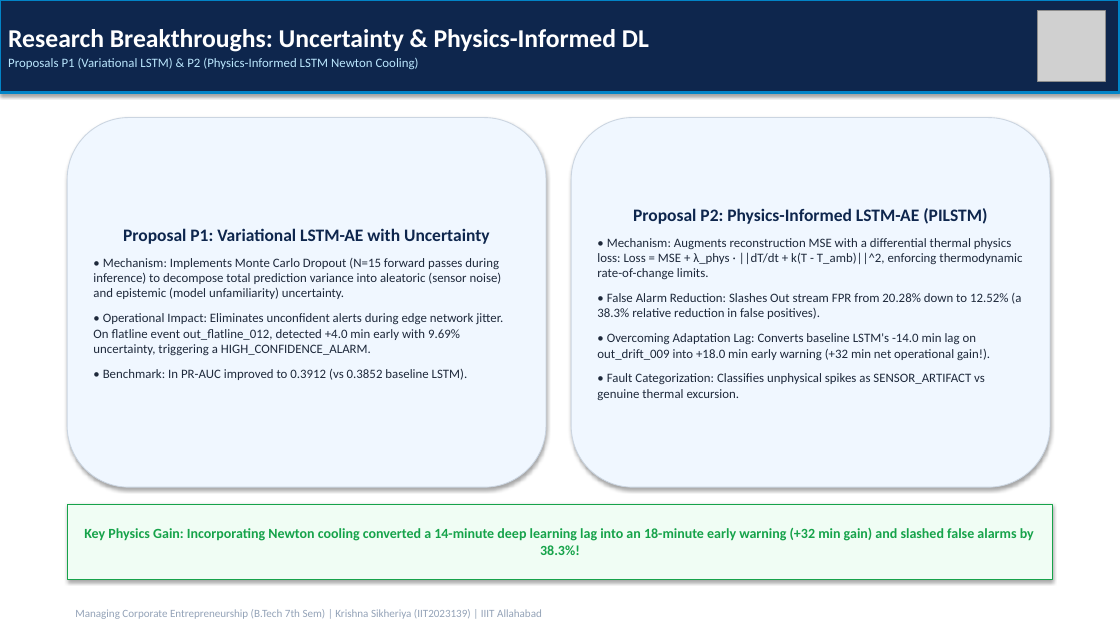
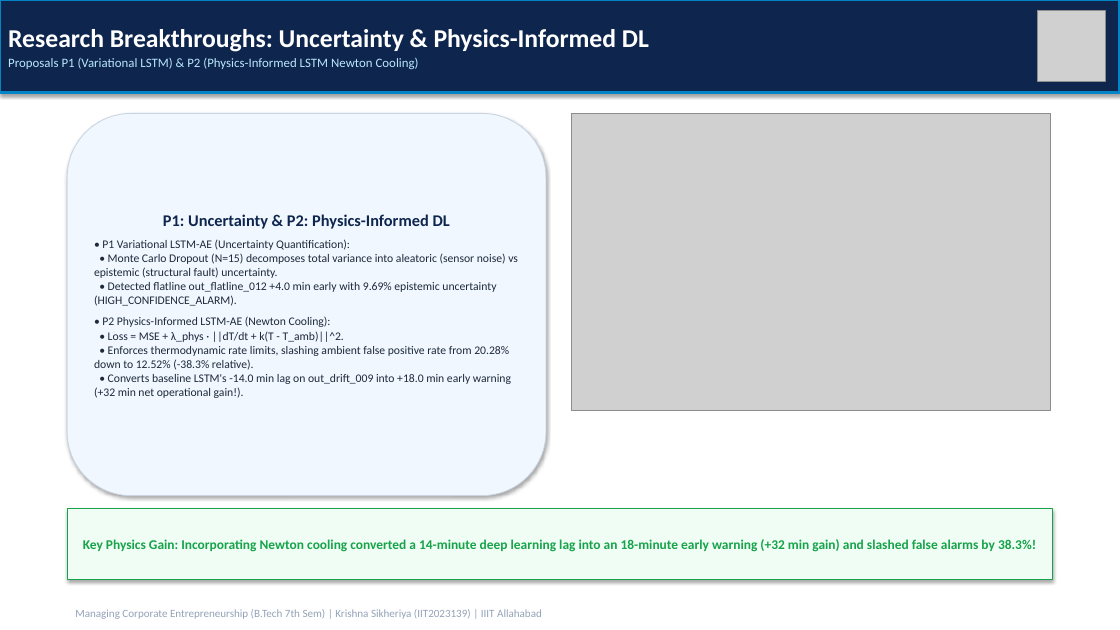
Before and after one commit to Krishna200608/coldchain-ews-twin, a slide deck: slide 9 of docs/Progress_Report/Presentation.pptx. Drawn at 1120x630 pixels with LibreOffice and Linux fonts; fonts in the diff are those of the drawing; grey boxes stand for pictures. Boxes give left, top, right and bottom in pixels: in the first picture for what was removed or moved away, otherwise in the second. Text is boxed around its words. In the diff, an @@ line names an element or a change of style, - is before the commit and + after.

Commit message:
docs: include publication-grade 300 DPI research breakthrough figures across reports and presentation deck

```diff
--- a/docs/Progress_Report/Presentation.pptx
+++ b/docs/Progress_Report/Presentation.pptx
@@ rounded rectangle "P1: Uncertainty & P2: Physics-Informed ...": place and size @@
-rounded rectangle "P1: Uncertainty & P2: Physics-Informed ..." at bbox=[67, 118, 546, 487]
+rounded rectangle "P1: Uncertainty & P2: Physics-Informed ..." at bbox=[67, 113, 546, 496]
@@ rounded rectangle removed at bbox=[571, 118, 1050, 487] @@
-Proposal P2: Physics-Informed LSTM-AE (PILSTM)
-• Mechanism: Augments reconstruction MSE with a differential thermal physics loss: Loss = MSE + λ_phys · ||dT/dt + k(T - T_amb)||^2, enforcing thermodynamic rate-of-change limits.
-• False Alarm Reduction: Slashes Out stream FPR from 20.28% down to 12.52% (a 38.3% relative reduction in false positives).
-• Overcoming Adaptation Lag: Converts baseline LSTM's -14.0 min lag on out_drift_009 into +18.0 min early warning (+32 min net operational gain!).
-• Fault Categorization: Classifies unphysical spikes as SENSOR_ARTIFACT vs genuine thermal excursion.
@@ picture added at bbox=[571, 113, 1050, 411] @@
@@ text in rounded rectangle at bbox=[94, 214, 518, 398]: text changed; size 11 to 10 pt @@
-Proposal P1: Variational LSTM-AE with Uncertainty
-• Mechanism: Implements Monte Carlo Dropout (N=15 forward passes during inference) to decompose total prediction variance into aleatoric (sensor noise) and epistemic (model unfamiliarity) uncertainty.
-• Operational Impact: Eliminates unconfident alerts during edge network jitter. On flatline event out_flatline_012, detected +4.0 min early with 9.69% uncertainty, triggering a HIGH_CONFIDENCE_ALARM.
-• Benchmark: In PR-AUC improved to 0.3912 (vs 0.3852 baseline LSTM).
+P1: Uncertainty & P2: Physics-Informed DL
+• P1 Variational LSTM-AE (Uncertainty Quantification):
+• Monte Carlo Dropout (N=15) decomposes total variance into aleatoric (sensor noise) vs epistemic (structural fault) uncertainty.
+• Detected flatline out_flatline_012 +4.0 min early with 9.69% epistemic uncertainty (HIGH_CONFIDENCE_ALARM).
+• P2 Physics-Informed LSTM-AE (Newton Cooling):
+• Loss = MSE + λ_phys · ||dT/dt + k(T - T_amb)||^2.
+• Enforces thermodynamic rate limits, slashing ambient false positive rate from 20.28% down to 12.52% (-38.3% relative).
+• Converts baseline LSTM's -14.0 min lag on out_drift_009 into +18.0 min early warning (+32 min net operational gain!).
@@ rectangle "Key Physics Gain: Incorporating Newton ...": place and size @@
-rectangle "Key Physics Gain: Incorporating Newton ..." at bbox=[67, 504, 1053, 580]
+rectangle "Key Physics Gain: Incorporating Newton ..." at bbox=[67, 508, 1053, 580]
@@ rectangle "Key Physics Gain: Incorporating Newton ..." at bbox=[67, 508, 1053, 580]: size 12 to 11.5 pt @@
```
Also in this commit, not shown: 3 other slides changed, 19 other files.
